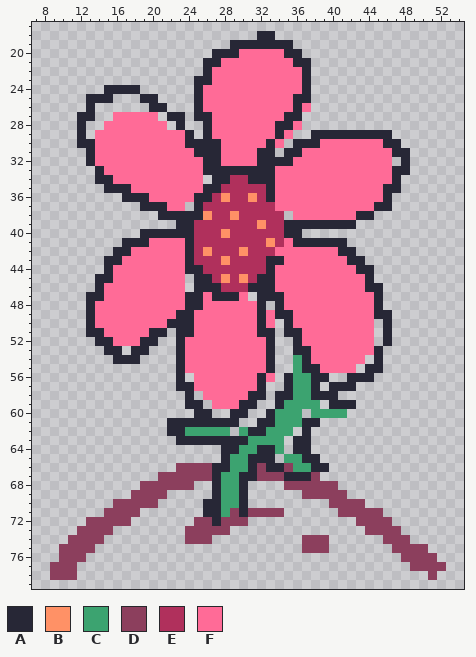
File history of a sprite sheet, Assets/Sprites/flor_dance1.png. This is how it looked before the edit.
The file is 64x80 pixels. Shown: x 7..54, y 17..79.
Palette (. is transparent): A #272736  B #ff9166  C #3ca370  D #8c3f5d  E #b0305c  F #ff6b97
Pixels before (only the part around the change), first column x 7:
62 ...............AACCCCC.CAACCC.A.................
63 ................AAAAAAAACCCC.AA.................
64 .....................AACCAAC.AA.................
65 .....................ACCAAA.CCAA................
66 ................DDDDAACCADAADCCAA...............
67 ..............DDDDDDACCAADDDAAAD................
68 ............DDDDDD..ACCA....DDDDDD..............
69 ...........DDDD.....ACCA......DDDDD.............
70 .........DDDDD.....AACCA.........DDDD...........
71 ........DDDD.......AACDADDDD......DDDDD.........
72 ......DDDDD.......DDADDD............DDDD........
73 .....DDDD........DDDDD...............DDDD.......
74 ....DDDD.........DDD..........DDD......DDD......
75 ...DDDD.......................DDD.......DDDD....
76 ...DDD...................................DDDD...
77 ..DDD.....................................DDDD..
78 ..DDD.......................................D...
79 ................................................
Once edited:
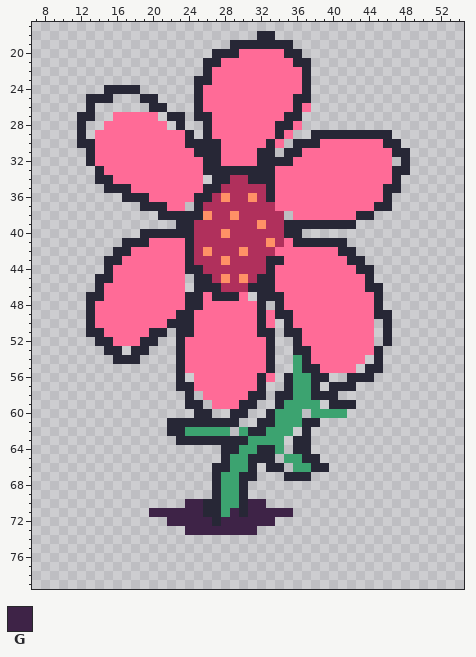
Colours new in this view: G #3e2347
The exact change:
y 66: x 23..26 DDDD -> ....; x 32 D -> .; x 35 D -> .
y 67: x 21..26 DDDDDD -> ......; x 32..34 DDD -> ...; x 38 D -> .
y 68: x 19..24 DDDDDD -> ......; x 35..40 DDDDDD -> ......
y 69: x 18..21 DDDD -> ....; x 37..41 DDDDD -> .....
y 70: x 16..20 DDDDD -> .....; x 24..25 .. -> GG; x 31..32 .. -> GG; x 40..43 DDDD -> ....
y 71: x 15..18 DDDD -> ....; x 20..25 ...... -> GGGGGG; x 29 D -> G; x 31..35 DDDD. -> GGGGG; x 41..45 DDDDD -> .....
y 72: x 13..17 DDDDD -> .....; x 22..26 ...DD -> GGGGG; x 28..33 DDD... -> GGGGGG; x 43..46 DDDD -> ....
y 73: x 12..15 DDDD -> ....; x 24..31 DDDDD... -> GGGGGGGG; x 44..47 DDDD -> ....
y 74: x 11..14 DDDD -> ....; x 24..26 DDD -> ...; x 37..39 DDD -> ...; x 46..48 DDD -> ...
y 75: x 10..13 DDDD -> ....; x 37..39 DDD -> ...; x 47..50 DDDD -> ....
y 76: x 10..12 DDD -> ...; x 48..51 DDDD -> ....
y 77: x 9..11 DDD -> ...; x 49..52 DDDD -> ....
y 78: x 9..11 DDD -> ...; x 51 D -> .
